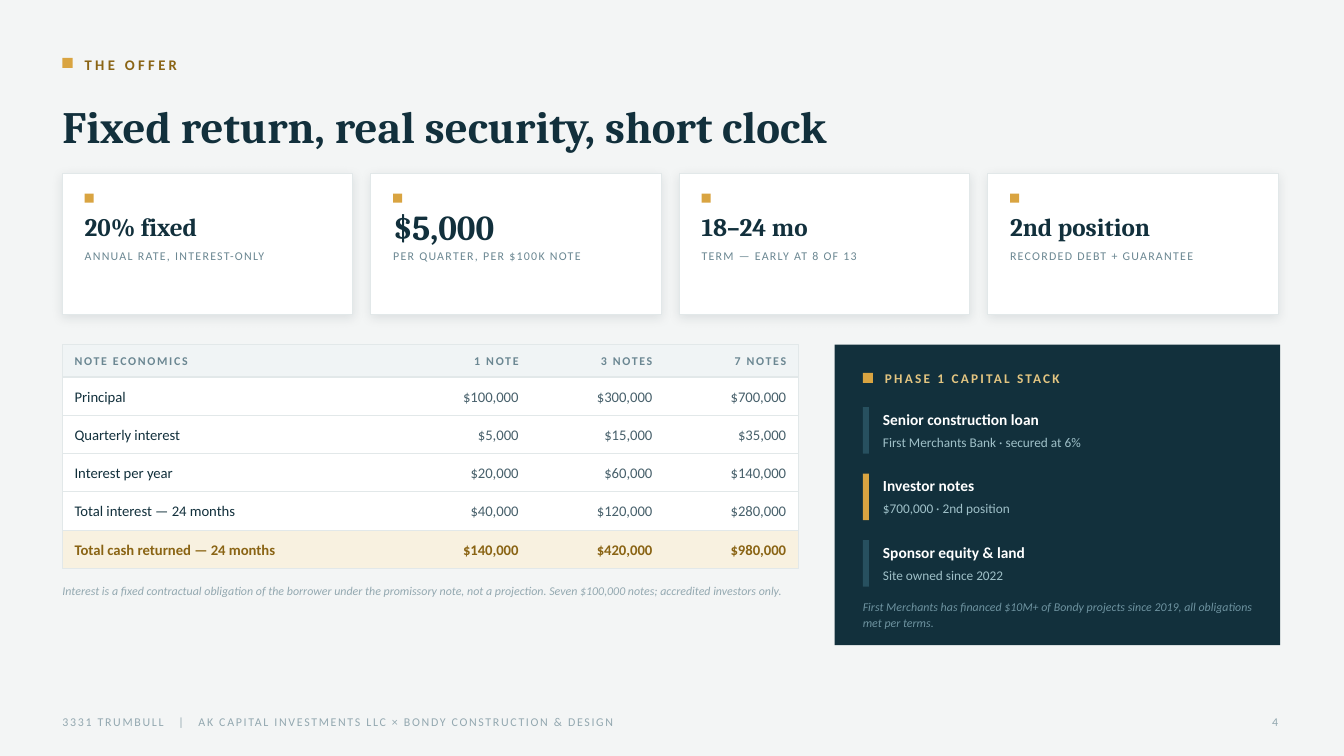
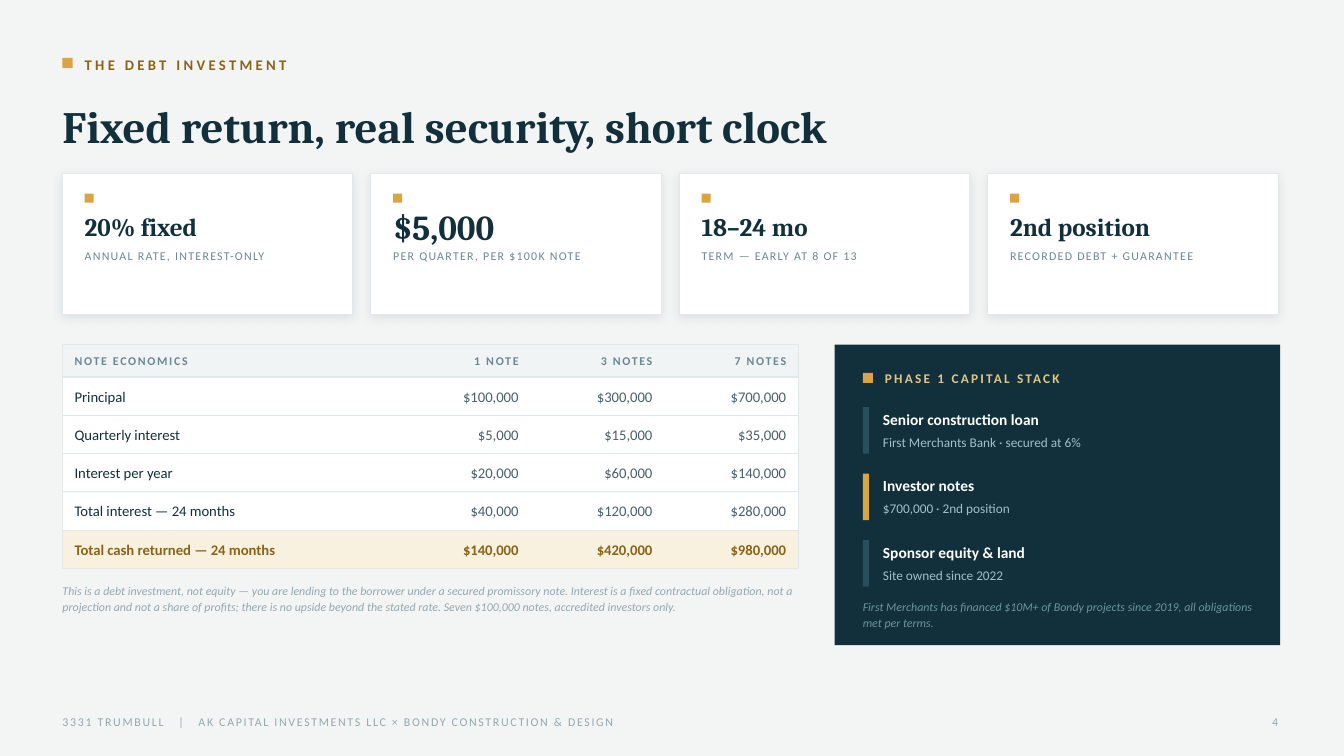
Before and after one commit to KevinSimpson9/3331-trumbull, a slide deck: slide 4 of deck/3331-Trumbull-Investor-Deck-Aug-2026.pptx. Drawn at 1344x756 pixels with LibreOffice and Linux fonts; fonts in the diff are those of the drawing. Boxes give left, top, right and bottom in pixels: in the first picture for what was removed or moved away, otherwise in the second. Text is boxed around its words. In the diff, an @@ line names an element or a change of style, - is before the commit and + after.

```diff
--- a/deck/3331-Trumbull-Investor-Deck-Aug-2026.pptx
+++ b/deck/3331-Trumbull-Investor-Deck-Aug-2026.pptx
@@ text at (85,60,286,70): text changed @@
-THE OFFER
+THE DEBT INVESTMENT
@@ text at (62,587,792,613): text changed @@
-Interest is a fixed contractual obligation of the borrower under the promissory note, not a projection. Seven $100,000 notes; accredited investors only.
+This is a debt investment, not equity — you are lending to the borrower under a secured promissory note. Interest is a fixed contractual obligation, not a projection and not a share of profits; there is no upside beyond the stated rate. Seven $100,000 notes, accredited investors only.
```
Also in this commit, not shown: 3 other slides changed, 2 other files.
